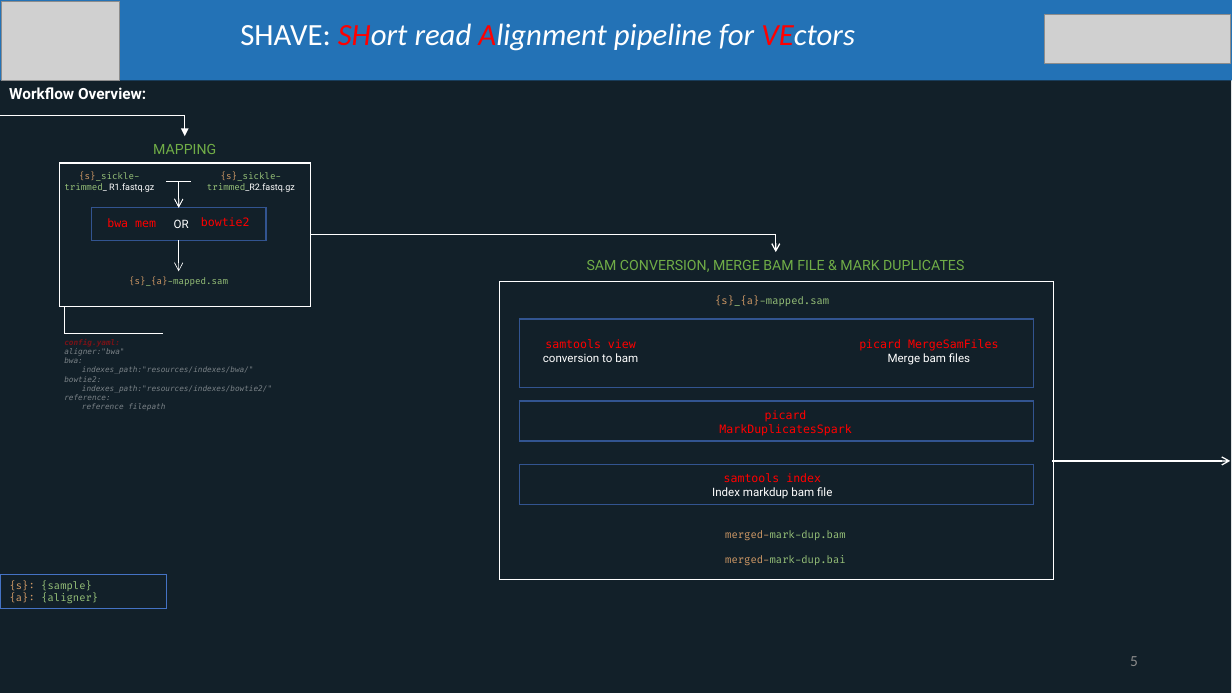
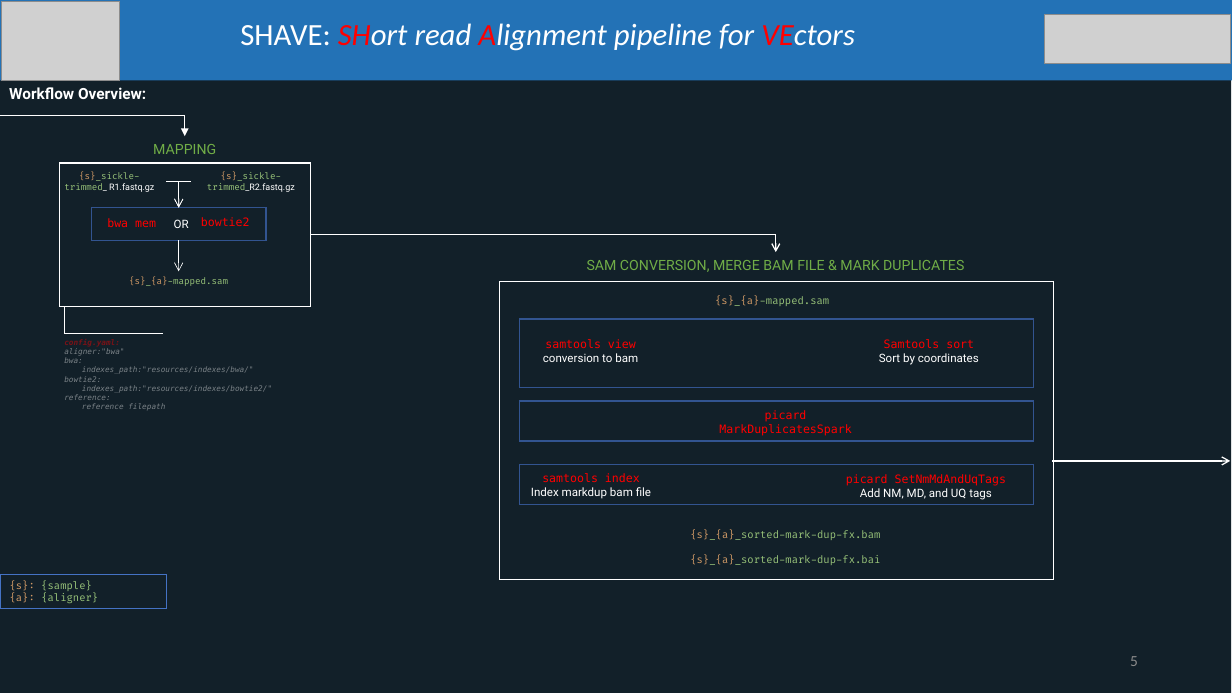
Before and after one commit to ltalignani/SHAVE, a slide deck: slide 5 of Shave_presentation.pptx. Drawn at 1232x693 pixels with LibreOffice and Linux fonts; fonts in the diff are those of the drawing; grey boxes stand for pictures. Boxes give left, top, right and bottom in pixels: in the first picture for what was removed or moved away, otherwise in the second. Text is boxed around its words. In the diff, an @@ line names an element or a change of style, - is before the commit and + after.

```diff
--- a/Shave_presentation.pptx
+++ b/Shave_presentation.pptx
@@ text at (879, 339, 979, 365): text changed; font DejaVu Sans Mono to Roboto; text colour #FF0000 to #FFFFFF @@
-picard MergeSamFiles
-Merge bam files
+Samtools sort
+Sort by coordinates
@@ text "samtools index": place and size @@
-text "samtools index" at (712, 473, 832, 499)
+text "samtools index" at (531, 473, 651, 499)
@@ text added at (846, 474, 1006, 500), 9 pt, text #FF0000 @@
+picard SetNmMdAndUqTags
+Add NM, MD, and UQ tags
@@ text at (690, 530, 880, 540): text changed @@
-merged-mark-dup.bam
+{s}_{a}_sorted-mark-dup-fx.bam
@@ text at (690, 555, 880, 565): text changed @@
-merged-mark-dup.bai
+{s}_{a}_sorted-mark-dup-fx.bai
```
Also in this commit, not shown: 5 other slides changed, 30 other files.
